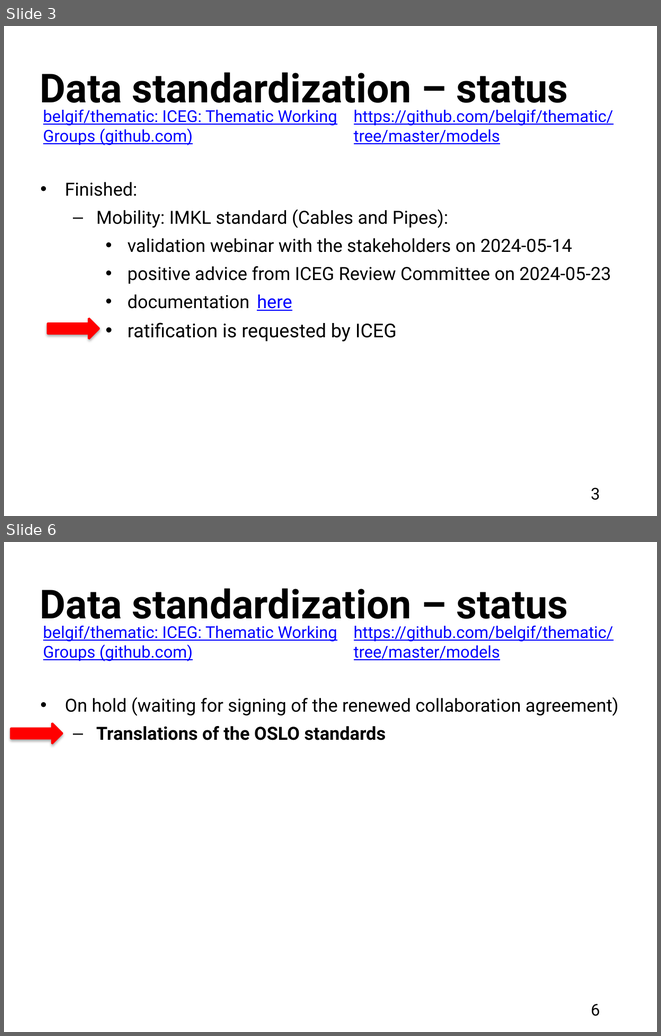
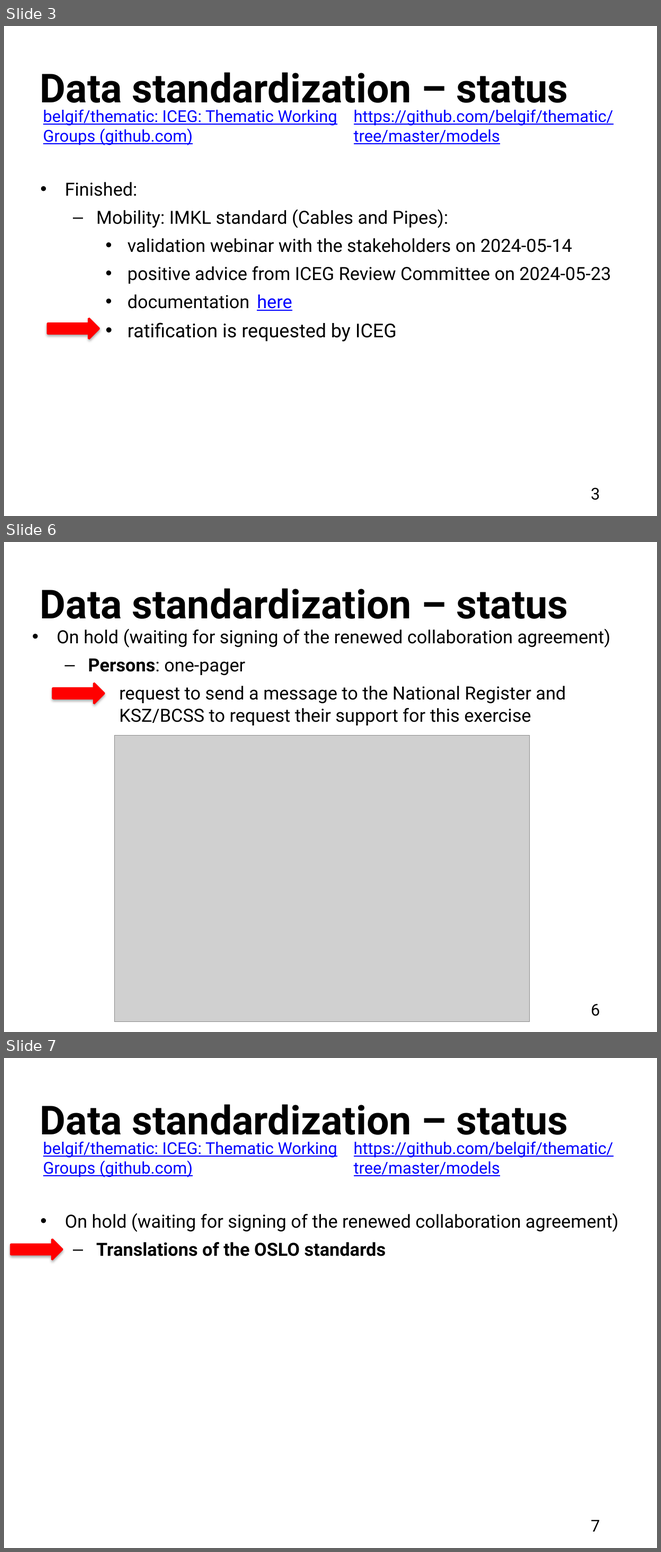
Before and after one commit to belgif/review, a slide deck: Meetings/2024-06-12/ICEG_standardisation_20240626.pptx. Shown one above the other, each under a label of ours: slides 3 and 6 before the commit, slides 3, 6 and 7 after it; the slides between them are not shown. The pictures are 661x1036 and 661x1552 pixels, drawn with LibreOffice and Linux fonts; fonts in the diff are those of the drawing; grey boxes stand for pictures. Boxes give left, top, right and bottom in pixels: in the first picture for what was removed or moved away, otherwise in the second. Text is boxed around its words. In the diff, an @@ line names an element or a change of style, - is before the commit and + after.

```diff
--- a/Meetings/2024-06-12/ICEG_standardisation_20240626.pptx
+++ b/Meetings/2024-06-12/ICEG_standardisation_20240626.pptx
@@ slide 6 added at box(4, 542, 657, 1032), background #FFFFFF @@
@@ title added at box(40, 588, 568, 619), 44 pt, text #000000, bold @@
+Data standardization – status
@@ text added at box(56, 628, 611, 725), 20 pt, text #000000 @@
+• On hold (waiting for signing of the renewed collaboration agreement)
+  – Persons: one-pager
+    • request to send a message to the National Register and KSZ/BCSS to request their support for this exercise
@@ right arrow added at box(53, 683, 105, 703), fill #FF0000, outline #FF0000 2 pt @@
@@ picture added at box(114, 735, 530, 1021) @@
@@ page number added at box(591, 1004, 600, 1016), 18 pt, text #000000 @@
+6
@@ what was slide 6 is now slide 7 @@
@@ page number at box(591, 1520, 600, 1531): text changed @@
-6
+7
```
Also in this commit, not shown: 4 slides changed.
